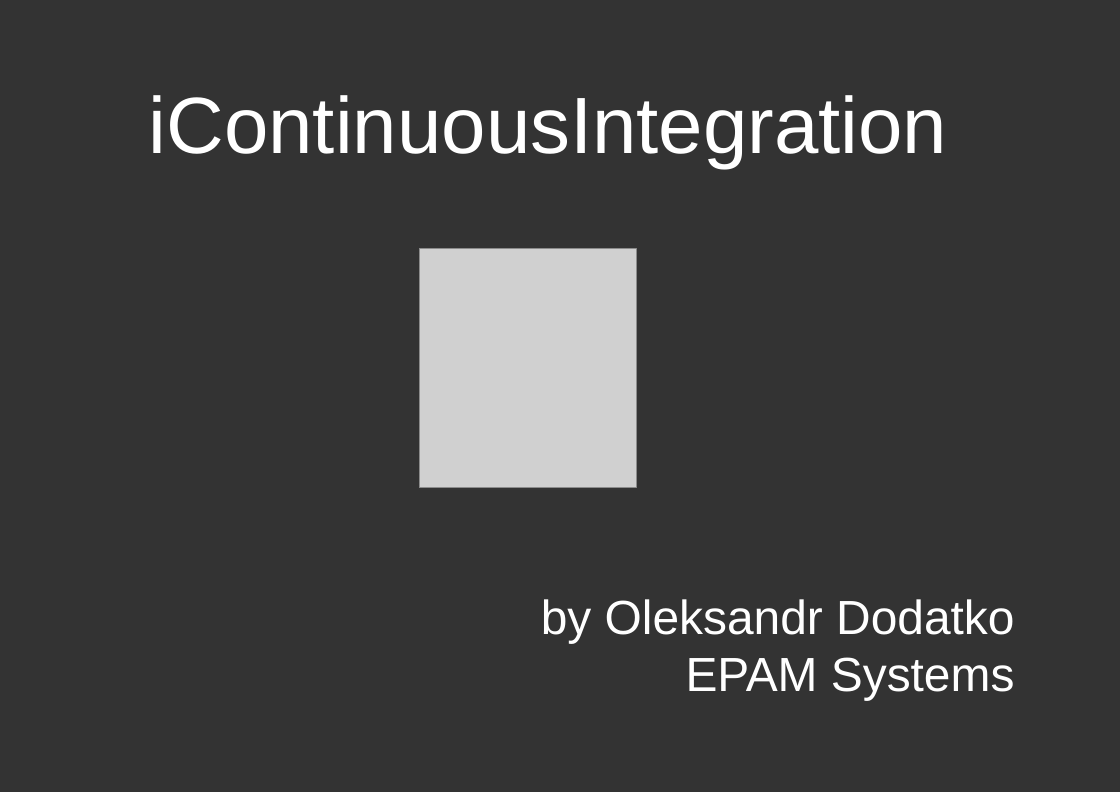
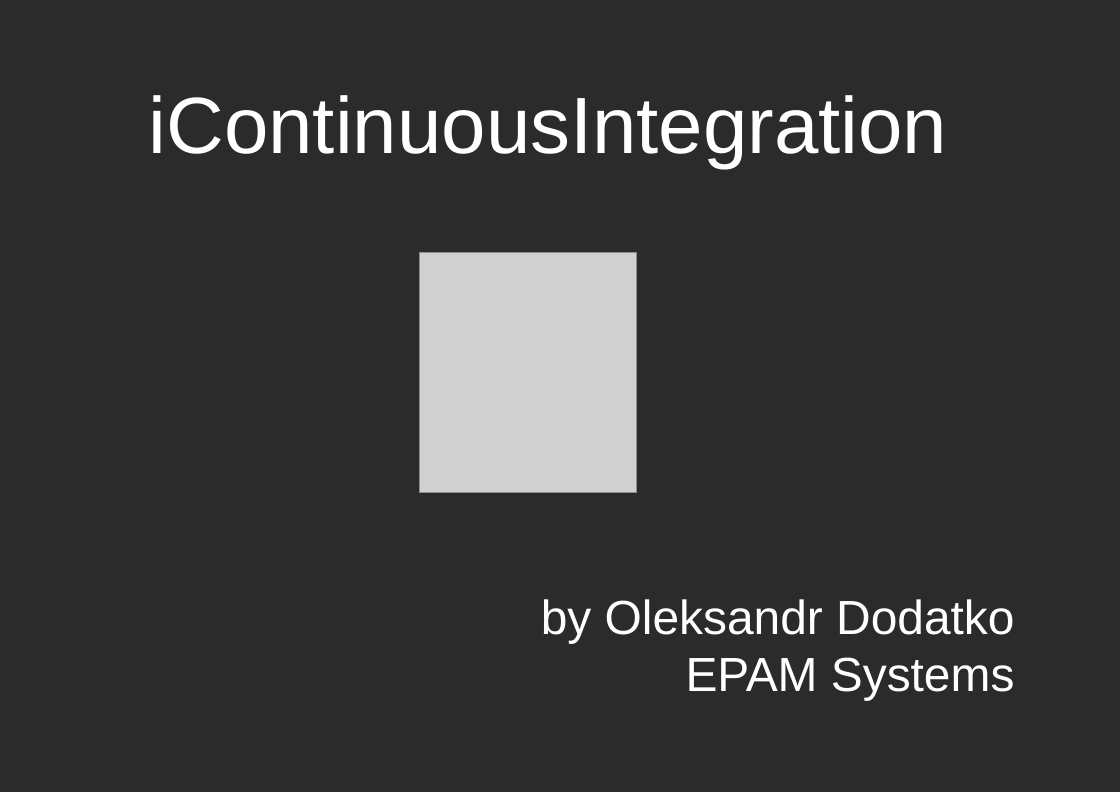
Before and after one commit to dodikk/iOS-articles, a slide deck: slide 1 of 3-iContiniousIntegration/ciPresentation.odp. Drawn at 1120x792 pixels with LibreOffice and Linux fonts; fonts in the diff are those of the drawing; grey boxes stand for pictures; background and template pictures are left out; a plain dark background stands for a picture behind light text. Boxes give left, top, right and bottom in pixels: in the first picture for what was removed or moved away, otherwise in the second. Text is boxed around its words. In the diff, an @@ line names an element or a change of style, - is before the commit and + after.

```diff
--- a/3-iContiniousIntegration/ciPresentation.odp
+++ b/3-iContiniousIntegration/ciPresentation.odp
@@ background #333333 to picture (left out) @@
@@ picture moved from (x1=420, y1=248, x2=636, y2=488) to (x1=420, y1=253, x2=636, y2=492) @@
```
Also in this commit, not shown: 24 other slides changed, 1 other file.
